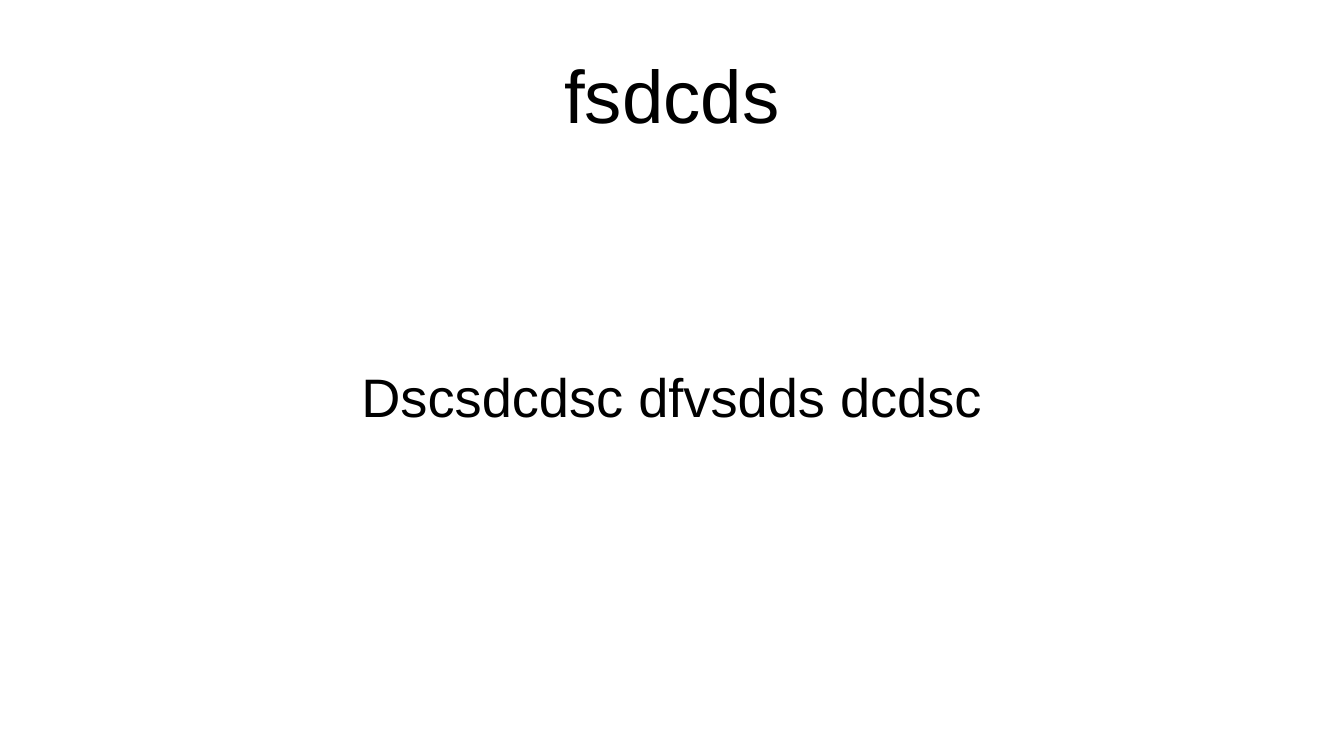
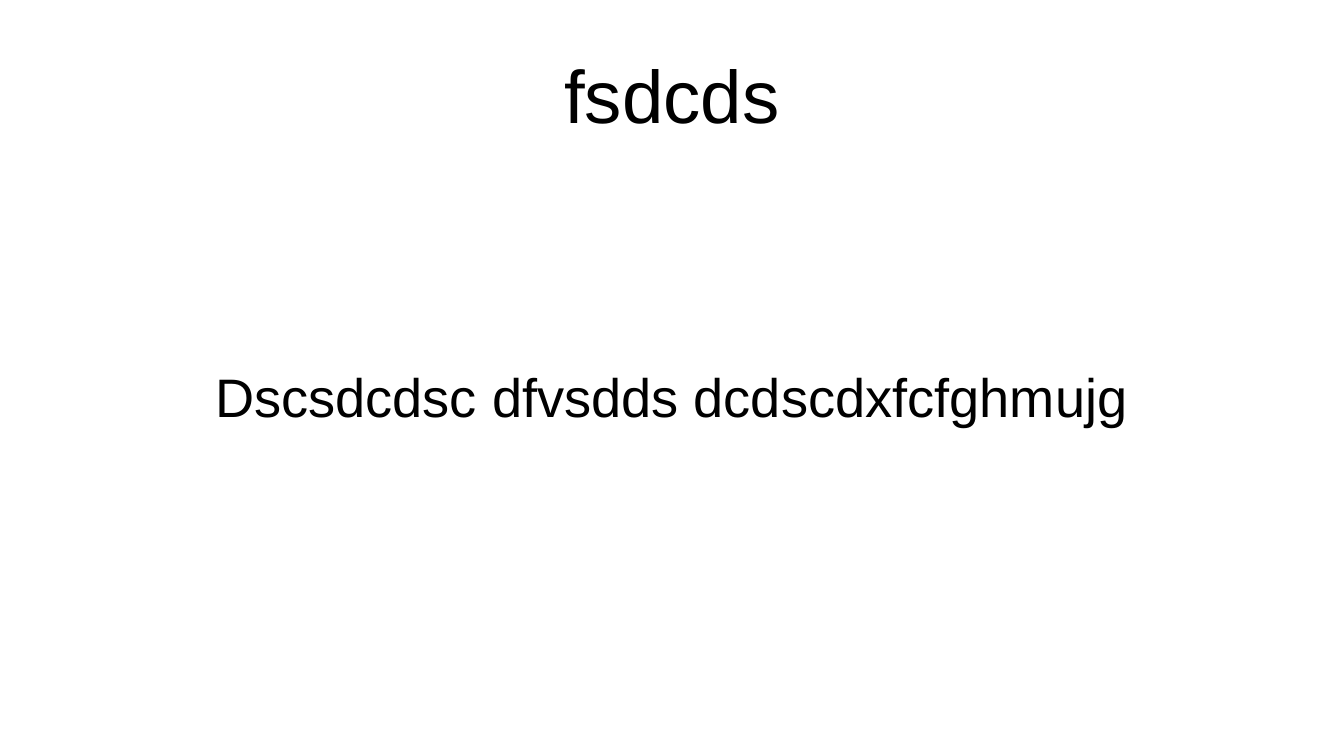
Before and after one commit to rainaankit/gitTutorials, a slide deck: slide 1 of myDocument.odp. Drawn at 1344x756 pixels with LibreOffice and Linux fonts; fonts in the diff are those of the drawing. Boxes give left, top, right and bottom in pixels: in the first picture for what was removed or moved away, otherwise in the second. Text is boxed around its words. In the diff, an @@ line names an element or a change of style, - is before the commit and + after.

```diff
--- a/myDocument.odp
+++ b/myDocument.odp
@@ subtitle at bbox=[215, 377, 1128, 427]: text changed @@
-Dscsdcdsc dfvsdds dcdsc
+Dscsdcdsc dfvsdds dcdscdxfcfghmujg
```
Also in this commit, not shown: 3 other files.
